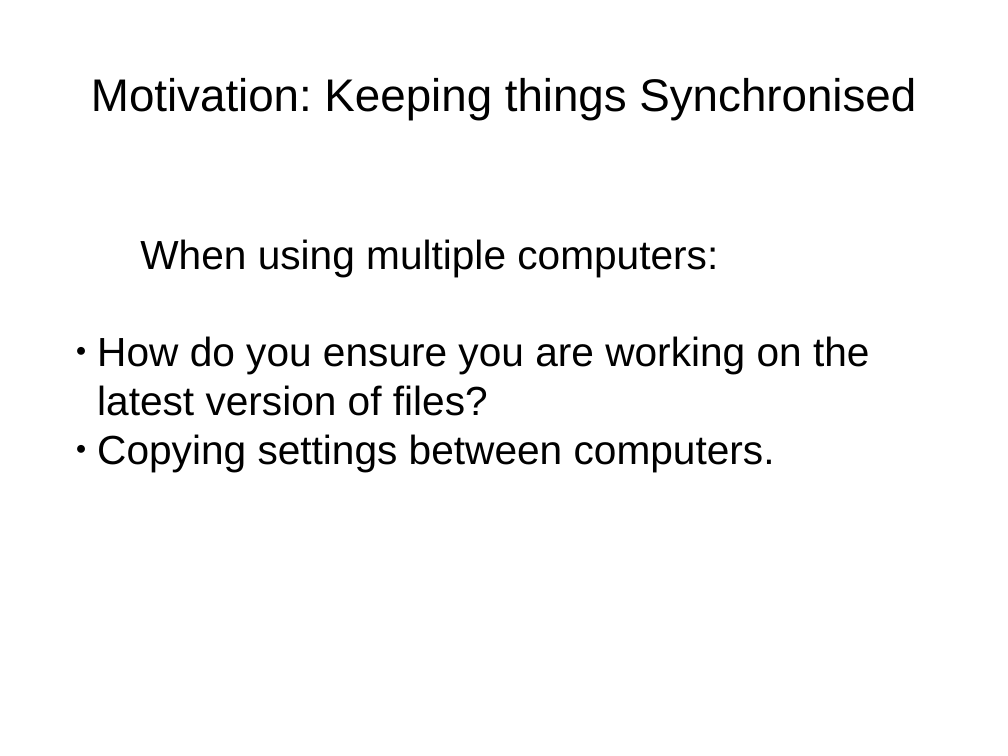
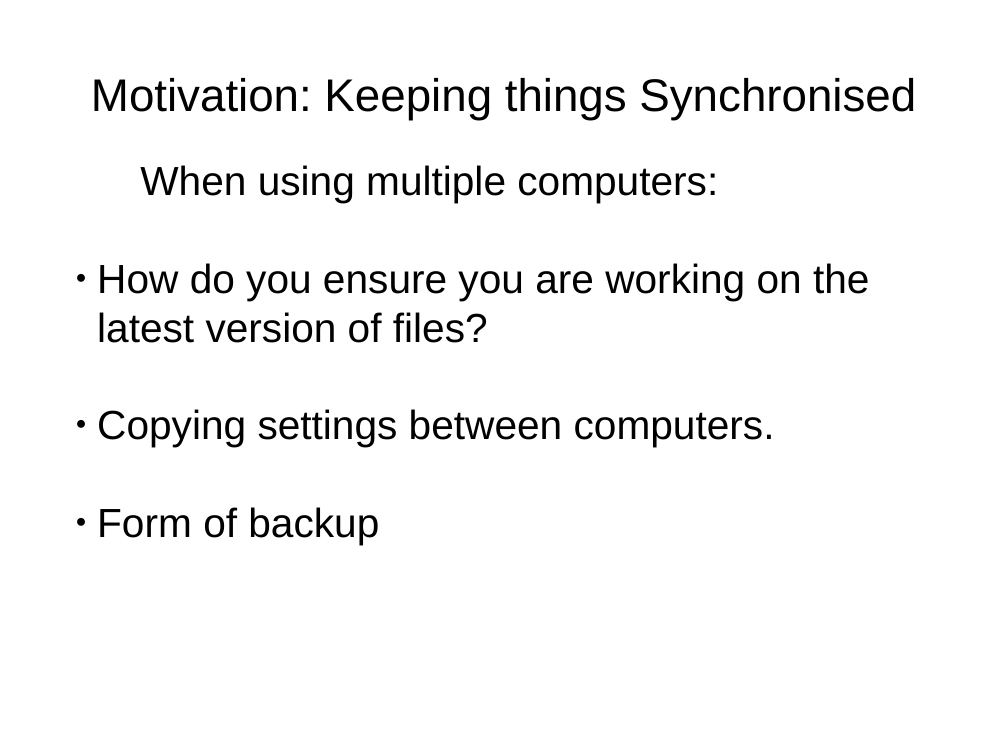
Before and after one commit to mikehulluk/IntroductionToResearchComputing, a slide deck: slide 3 of Wk2/WorkingRemotelyAndSynchronously.odp. Drawn at 1008x756 pixels with LibreOffice and Linux fonts; fonts in the diff are those of the drawing. Boxes give left, top, right and bottom in pixels: in the first picture for what was removed or moved away, otherwise in the second. Text is boxed around its words. In the diff, an @@ line names an element or a change of style, - is before the commit and + after.

```diff
--- a/Wk2/WorkingRemotelyAndSynchronously.odp
+++ b/Wk2/WorkingRemotelyAndSynchronously.odp
@@ subtitle "When using multiple computers:": place and size @@
-subtitle "When using multiple computers:" at <box>97,239,869,471</box>
+subtitle "When using multiple computers:" at <box>97,165,869,545</box>
@@ subtitle at <box>97,507,379,545</box>: paragraph added @@
+  ● Form of backup
```
Also in this commit, not shown: 4 other slides changed, 3 slides added.
